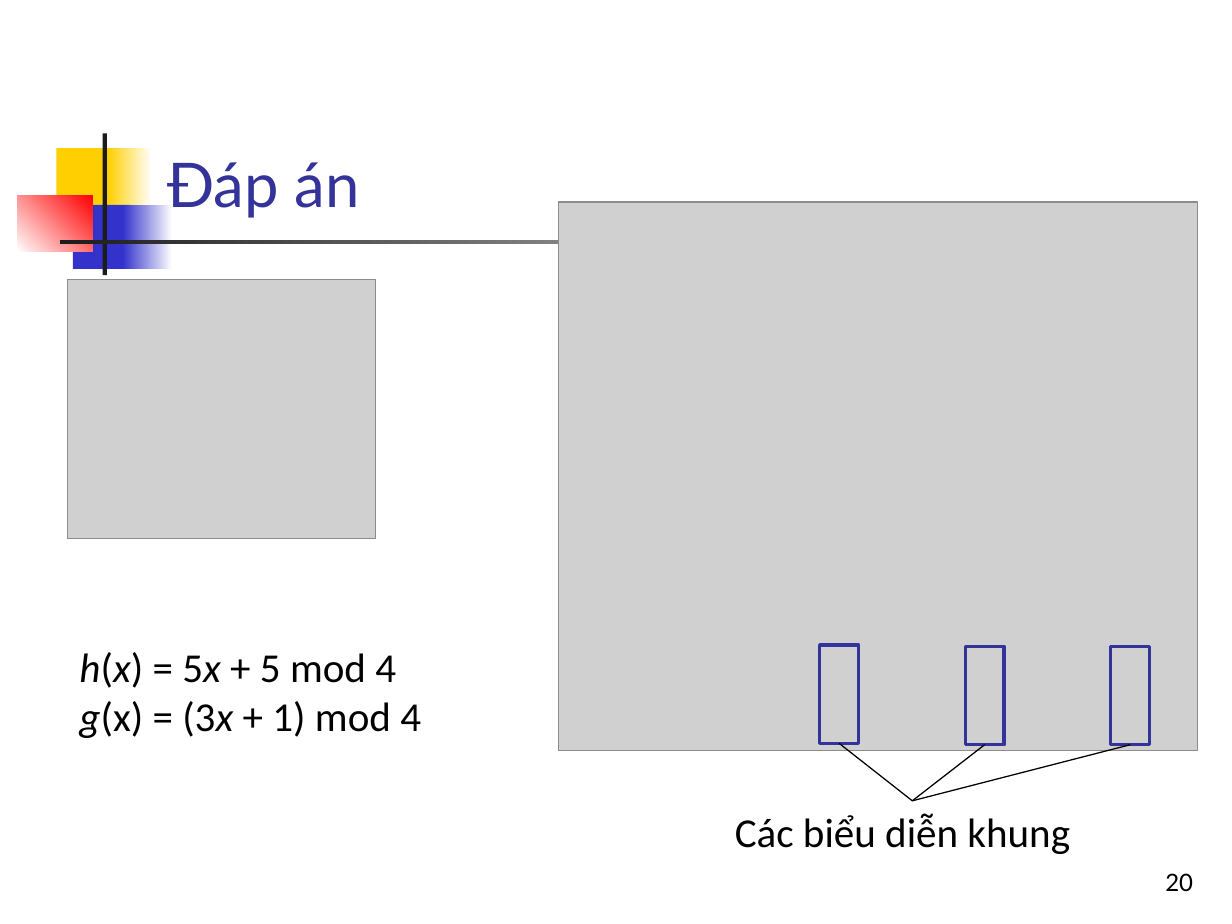
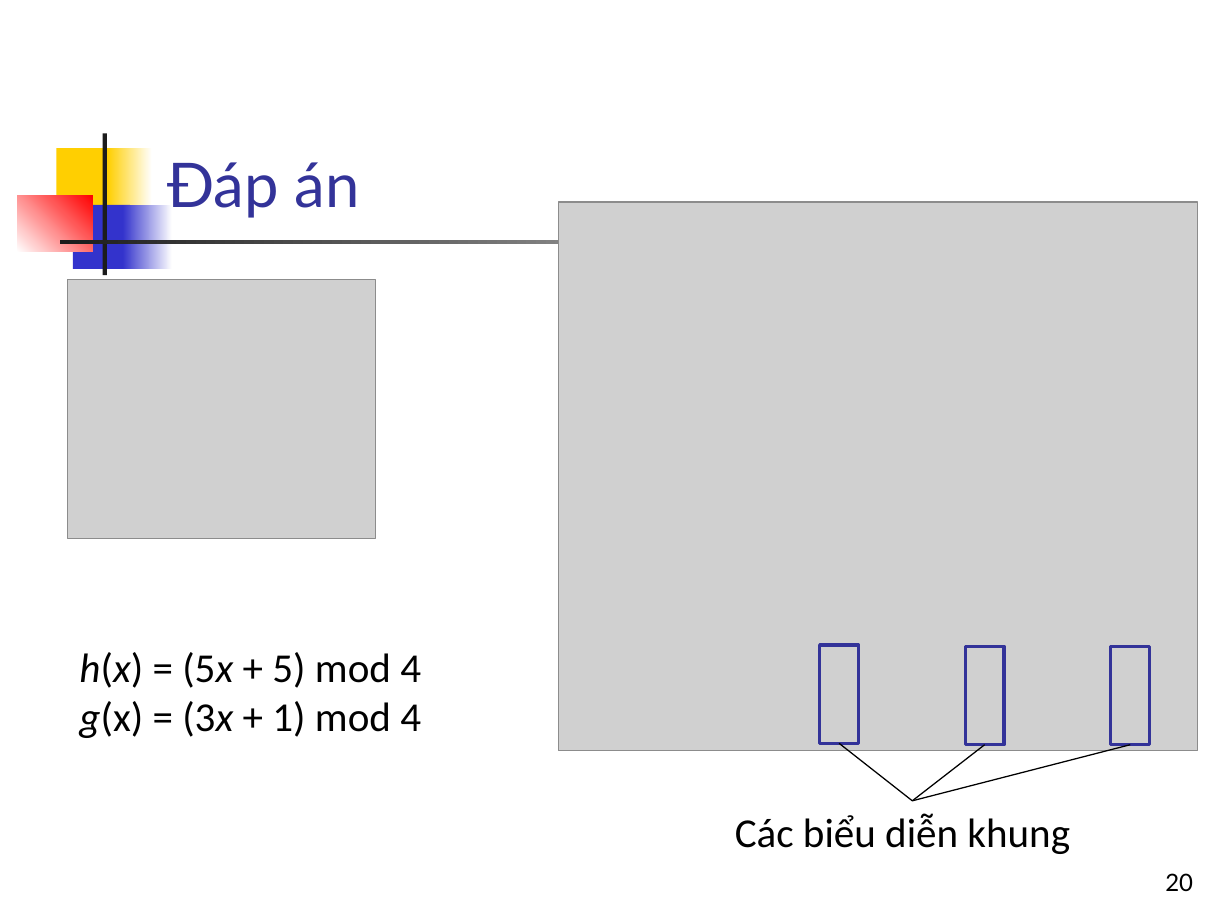
Before and after one commit to bangoc/IT4853, a slide deck: slide 20 of Bai 20 Phat hien trung lap gan.pptx. Drawn at 1232x924 pixels with LibreOffice and Linux fonts; fonts in the diff are those of the drawing; grey boxes stand for pictures. Boxes give left, top, right and bottom in pixels: in the first picture for what was removed or moved away, otherwise in the second. Text is boxed around its words. In the diff, an @@ line names an element or a change of style, - is before the commit and + after.

```diff
--- a/Bai 20 Phat hien trung lap gan.pptx
+++ b/Bai 20 Phat hien trung lap gan.pptx
@@ text at (79,652,421,688): text changed @@
-h(x) = 5x + 5 mod 4
+h(x) = (5x + 5) mod 4
```
Also in this commit, not shown: 2 other slides changed.
